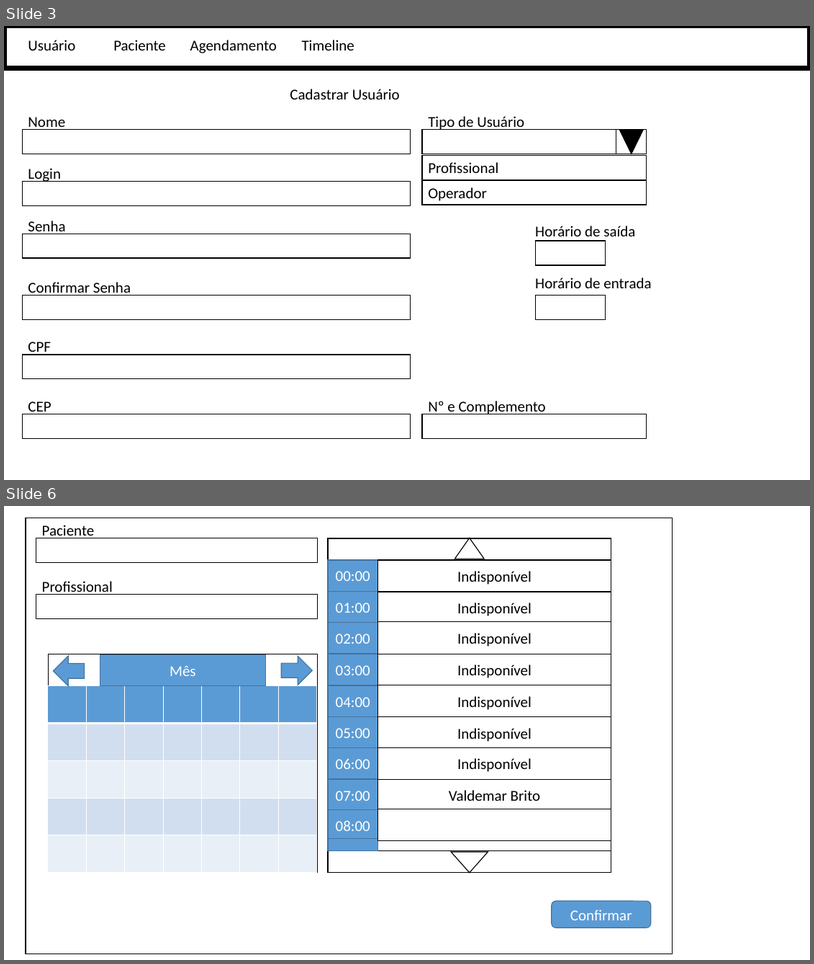
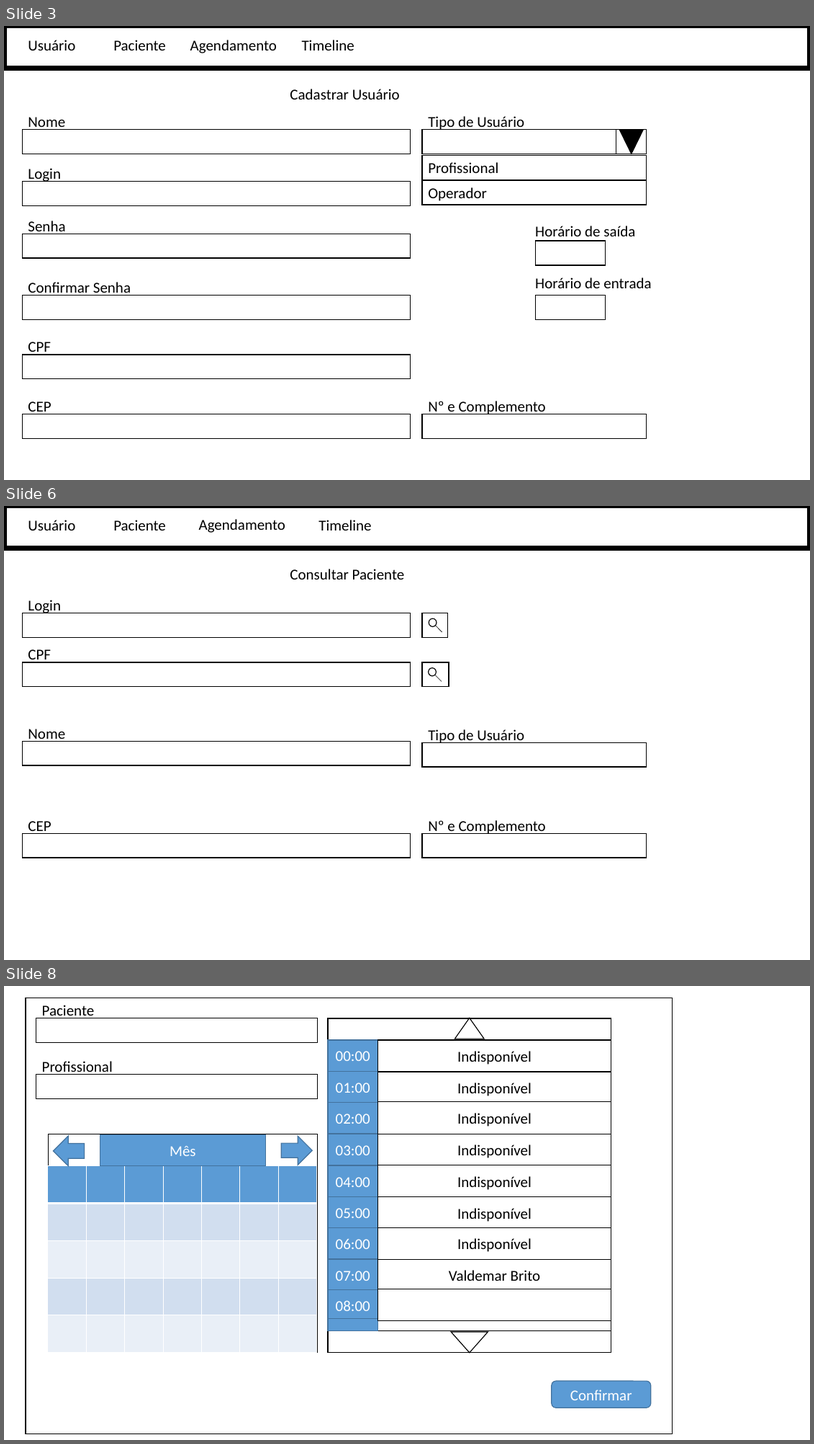
Before and after one commit to PedroHda/projetos1, a slide deck: telas.pptx. Shown one above the other, each under a label of ours: slides 3 and 6 before the commit, slides 3, 6 and 8 after it; the slides between them are not shown. The pictures are 814x964 and 814x1444 pixels, drawn with LibreOffice and Linux fonts; fonts in the diff are those of the drawing. Boxes give left, top, right and bottom in pixels: in the first picture for what was removed or moved away, otherwise in the second. Text is boxed around its words. In the diff, an @@ line names an element or a change of style, - is before the commit and + after.

```diff
--- a/telas.pptx
+++ b/telas.pptx
@@ slide 6 added at (x1=4, y1=506, x2=810, y2=960), background #FFFFFF @@
@@ rectangle added at (x1=4, y1=506, x2=810, y2=548), fill #FFFFFF, outline #000000 6 pt @@
@@ text added at (x1=28, y1=520, x2=75, y2=530), 18 pt, text #000000 @@
+Usuário
@@ text added at (x1=113, y1=520, x2=166, y2=530), 18 pt, text #000000 @@
+Paciente
@@ text added at (x1=199, y1=519, x2=286, y2=533), 18 pt, text #000000 @@
+Agendamento
@@ text added at (x1=319, y1=520, x2=371, y2=530), 18 pt, text #000000 @@
+Timeline
@@ text added at (x1=290, y1=569, x2=405, y2=579), 18 pt, text #000000 @@
+Consultar Paciente
@@ rectangle added at (x1=22, y1=613, x2=411, y2=637), fill #FFFFFF, outline #000000 1 pt @@
@@ text added at (x1=28, y1=600, x2=61, y2=613), 18 pt, text #000000 @@
+Login
@@ rectangle added at (x1=422, y1=613, x2=449, y2=637), fill #FFFFFF, outline #000000 1 pt @@
@@ ellipse added at (x1=430, y1=618, x2=437, y2=626), fill #FFFFFF, outline #000000 1 pt @@
@@ line added from (436, 626) to (442, 632), #000000 0.5 pt @@
@@ text added at (x1=28, y1=649, x2=51, y2=663), 18 pt, text #000000 @@
+CPF
@@ rectangle added at (x1=22, y1=662, x2=411, y2=686), fill #FFFFFF, outline #000000 1 pt @@
@@ rectangle added at (x1=422, y1=662, x2=449, y2=686), fill #FFFFFF, outline #000000 1 pt @@
@@ ellipse added at (x1=429, y1=667, x2=437, y2=675), fill #FFFFFF, outline #000000 1 pt @@
@@ line added from (435, 674) to (442, 682), #000000 0.5 pt @@
@@ rectangle added at (x1=22, y1=741, x2=411, y2=765), fill #FFFFFF, outline #000000 1 pt @@
@@ text added at (x1=28, y1=728, x2=65, y2=741), 18 pt, text #000000 @@
+Nome
@@ rectangle added at (x1=422, y1=743, x2=647, y2=767), fill #FFFFFF, outline #000000 1 pt @@
@@ text added at (x1=428, y1=729, x2=525, y2=743), 18 pt, text #000000 @@
+Tipo de Usuário
@@ text added at (x1=28, y1=821, x2=51, y2=834), 18 pt, text #000000 @@
+CEP
@@ text added at (x1=428, y1=820, x2=546, y2=834), 18 pt, text #000000 @@
+Nº e Complemento
@@ rectangle added at (x1=22, y1=834, x2=411, y2=857), fill #FFFFFF, outline #000000 1 pt @@
@@ rectangle added at (x1=422, y1=834, x2=647, y2=857), fill #FFFFFF, outline #000000 1 pt @@
@@ what was slide 6 is now slide 8 @@
```
Also in this commit, not shown: 3 slides changed, 8 other slides added.
